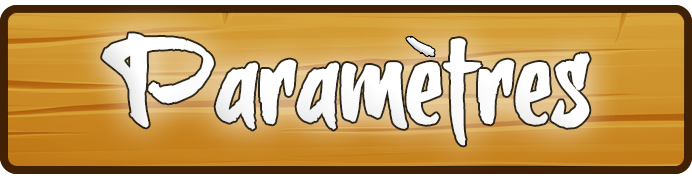
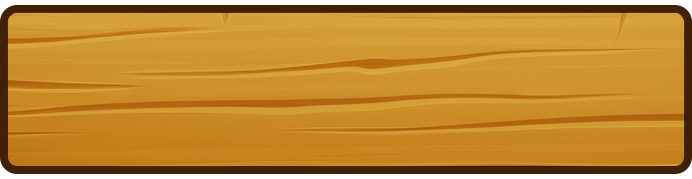
Revision of a layered w=692, h=179 image; what changed, layer by layer:
removed layer "Parametres copie 2" over [100, 31, 592, 148]
removed layer "pas presse copie" over [0, 5, 692, 174]
hid "lueur externe" over [100, 31, 592, 148]
